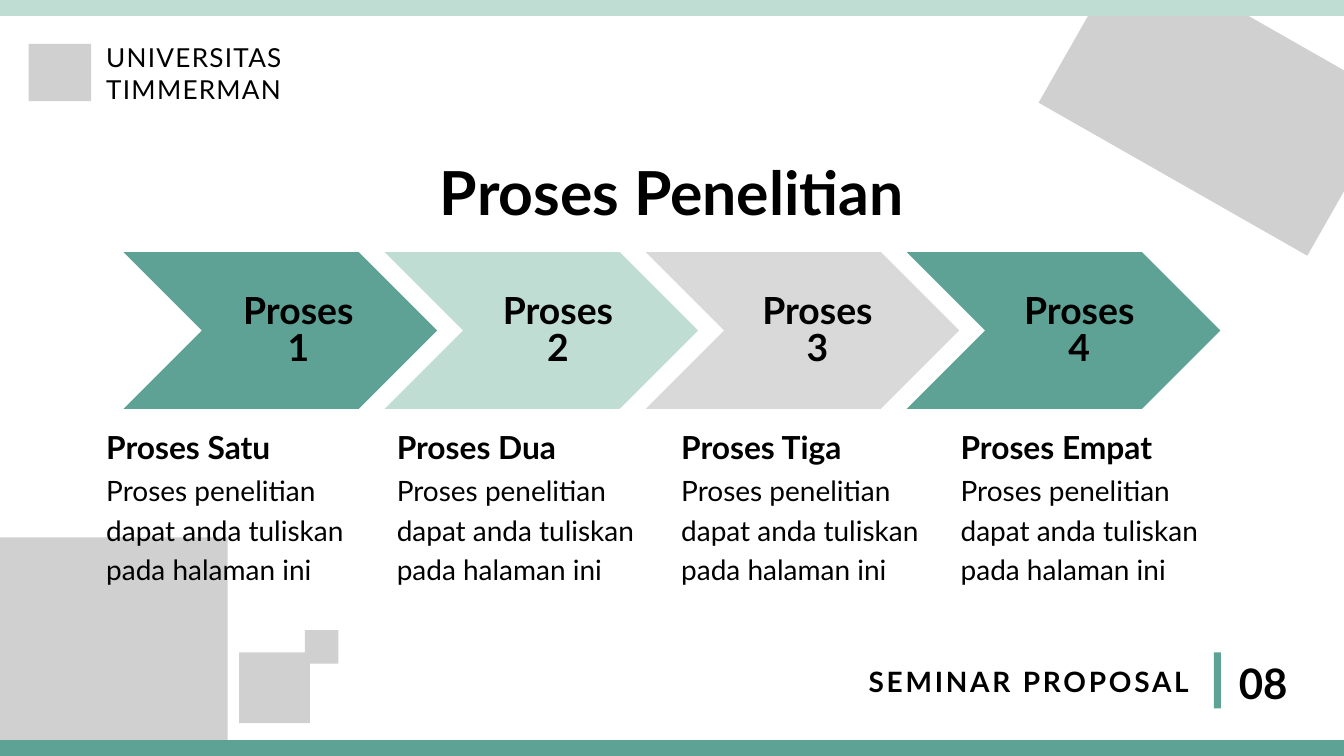
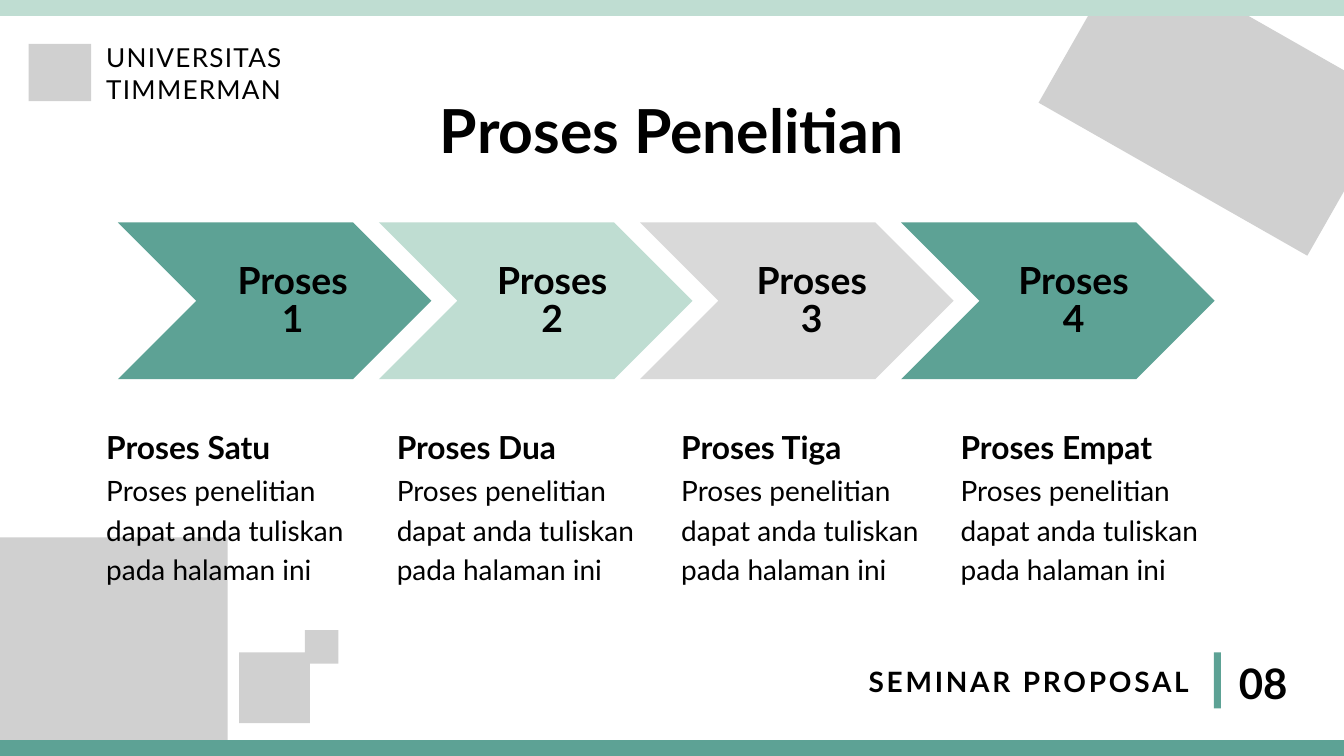
Before and after one commit to paulwenny/MyProposalSkripsi2020, a slide deck: slide 12 of PPT Ujian Proposal - Skripsi/PPT SEMPRO PAULINUS WENEHENUBUN 20210090.pptx (slide 9 before the commit). Drawn at 1344x756 pixels with LibreOffice and Linux fonts; fonts in the diff are those of the drawing; grey boxes stand for pictures. Boxes give left, top, right and bottom in pixels: in the first picture for what was removed or moved away, otherwise in the second. Text is boxed around its words. In the diff, an @@ line names an element or a change of style, - is before the commit and + after.

```diff
--- a/PPT Ujian Proposal - Skripsi/PPT SEMPRO PAULINUS WENEHENUBUN 20210090.pptx
+++ b/PPT Ujian Proposal - Skripsi/PPT SEMPRO PAULINUS WENEHENUBUN 20210090.pptx
@@ text "Proses Penelitian": place and size @@
-text "Proses Penelitian" at (440, 170, 904, 216)
+text "Proses Penelitian" at (440, 108, 904, 154)
@@ 4 texts, 4 freeform shapes: place and size @@
-4 texts, 4 freeform shapes at (124, 252, 1220, 409)
+4 texts, 4 freeform shapes at (118, 222, 1215, 379)
```
Also in this commit, not shown: 5 other slides changed, 5 slides added, 2 slides removed.
